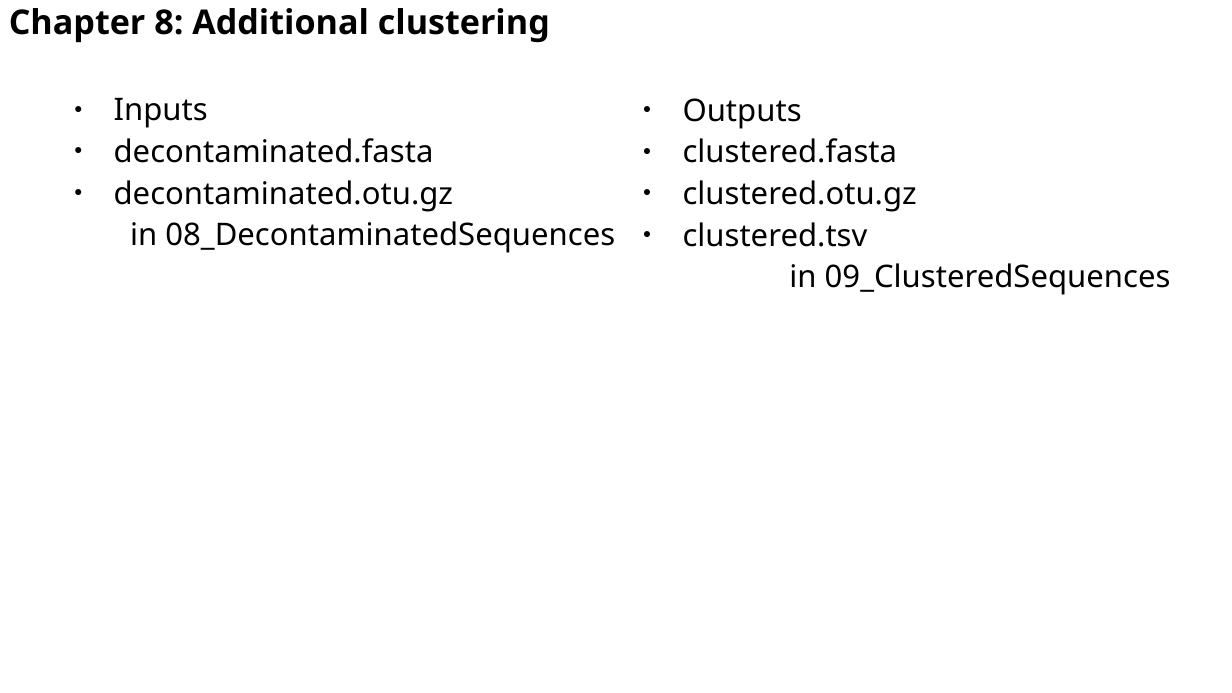
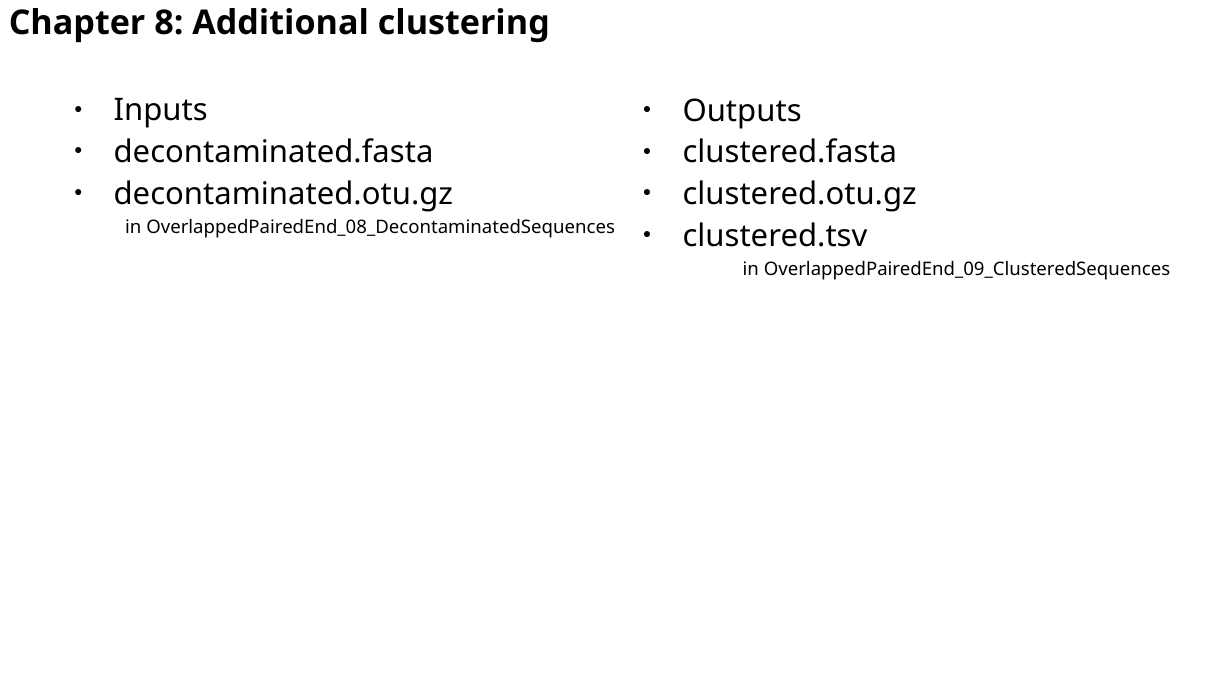
Before and after one commit to astanabe/ClaidentTutorial, a slide deck: slide 43 of AutumnSchool20201115.odp. Drawn at 1232x693 pixels with LibreOffice and Linux fonts; fonts in the diff are those of the drawing. Boxes give left, top, right and bottom in pixels: in the first picture for what was removed or moved away, otherwise in the second. Text is boxed around its words. In the diff, an @@ line names an element or a change of style, - is before the commit and + after.

```diff
--- a/AutumnSchool20201115.odp
+++ b/AutumnSchool20201115.odp
@@ text at (x1=125, y1=219, x2=615, y2=238): text changed; size 20 to 12 pt @@
-in 08_DecontaminatedSequences
+in OverlappedPairedEnd_08_DecontaminatedSequences
@@ text at (x1=743, y1=261, x2=1170, y2=280): text changed; size 20 to 12 pt @@
-in 09_ClusteredSequences
+in OverlappedPairedEnd_09_ClusteredSequences
```
Also in this commit, not shown: 18 other slides changed, 2 other files.
